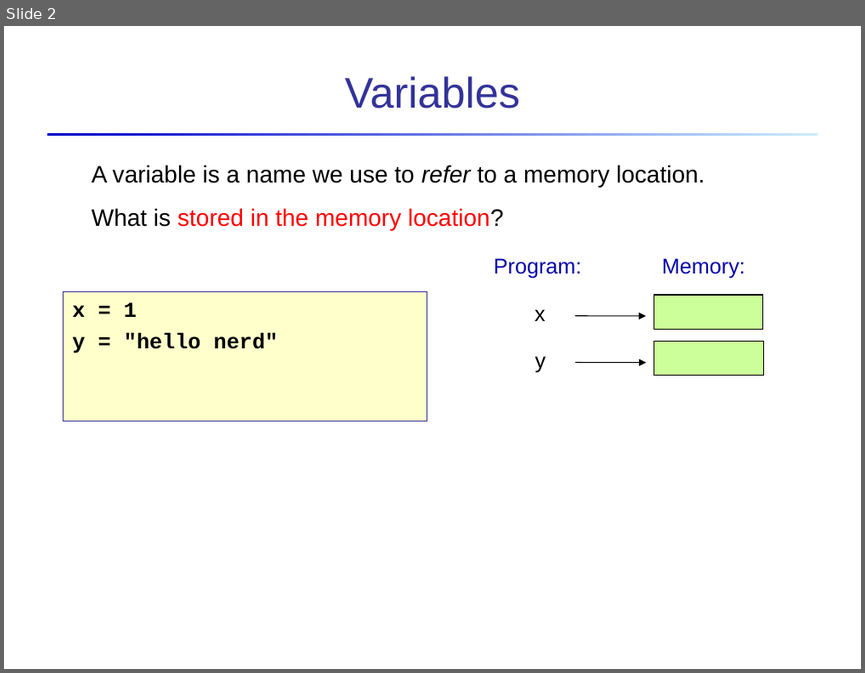
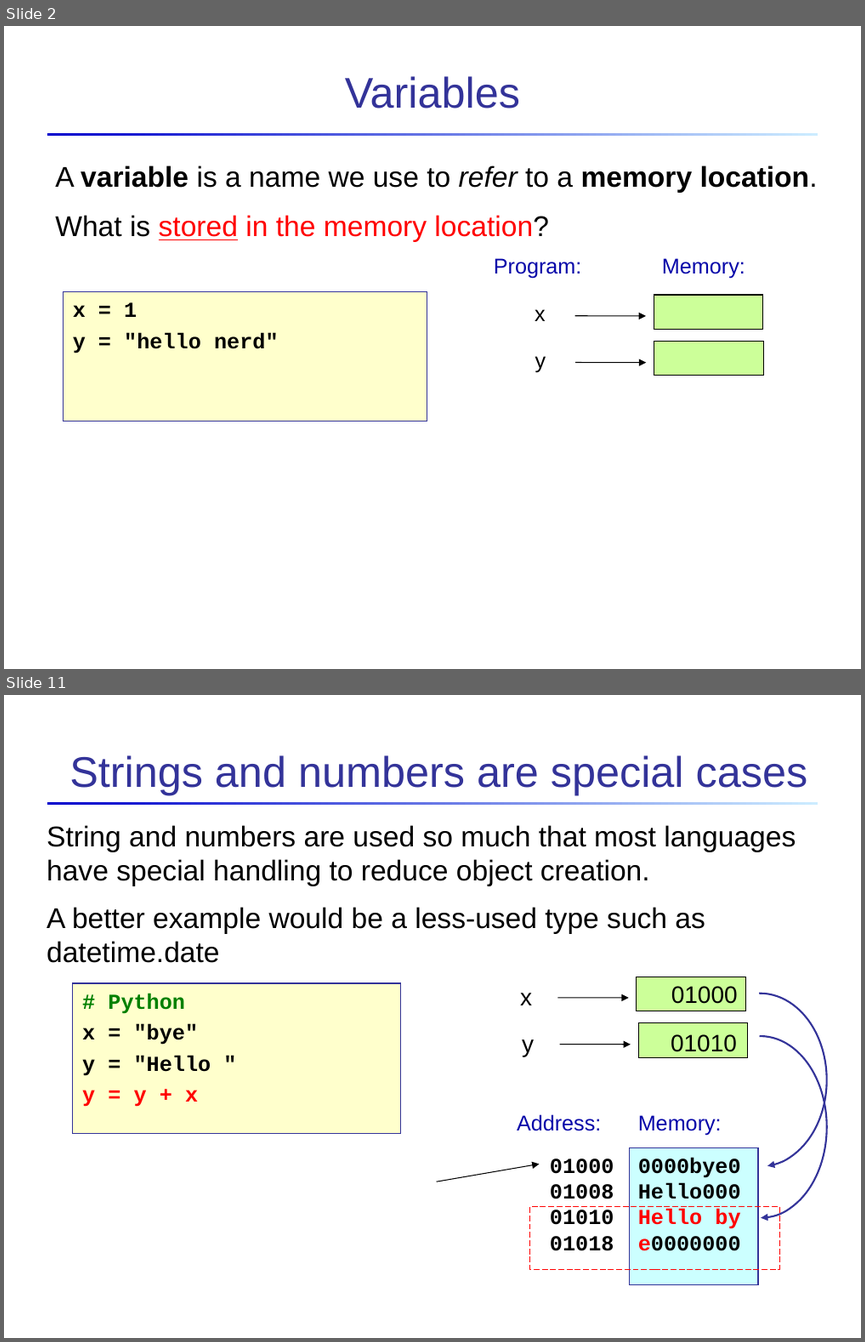
Before and after one commit to cpske/Prog2, a slide deck: oop/Object-References.ppt. Shown one above the other, each under a label of ours: slide 2 before the commit, slides 2 and 11 after it; the slides between them are not shown. The pictures are 865x673 and 865x1342 pixels, drawn with LibreOffice and Linux fonts; fonts in the diff are those of the drawing. Boxes give left, top, right and bottom in pixels: in the first picture for what was removed or moved away, otherwise in the second. Text is boxed around its words. In the diff, an @@ line names an element or a change of style, - is before the commit and + after.

```diff
--- a/oop/Object-References.ppt
+++ b/oop/Object-References.ppt
@@ slide 11 added at <box>4,695,861,1338</box>, background #FFFFFF; not listed: 1 template element that a slide beside it also shows @@
@@ title added at <box>69,755,808,795</box>, 36 pt, text #333399 @@
+Strings and numbers are special cases
@@ text added at <box>46,825,795,963</box>, 24 pt, text #000000 @@
+String and numbers are used so much that most languages have special handling to reduce object creation.
+A better example would be a less-used type such as datetime.date
@@ rectangle added at <box>73,983,401,1133</box>, fill #FFFFCC, outline #333399 0.74 pt, 18 pt, text #000000, bold @@
+# Python
+x = "bye"
+y = "Hello "
+y = y + x
@@ text added at <box>520,993,532,1005</box>, 20 pt, text #000000 @@
+x
@@ arrow added from (558, 998) to (629, 998), #000000 0.74 pt @@
@@ rectangle added at <box>636,976,746,1010</box>, fill #CCFF99, outline #000000 0.74 pt, 20 pt, text #000000 @@
+01000
@@ freeform shape added at <box>692,993,827,1166</box>, outline #333399 1.5 pt @@
@@ rectangle added at <box>638,1023,748,1057</box>, fill #CCFF99, outline #000000 0.74 pt @@
@@ text added at <box>522,1039,534,1056</box>, 20 pt, text #000000 @@
+y
@@ arrow added from (560, 1043) to (630, 1043), #000000 0.74 pt @@
@@ text added at <box>670,1034,737,1052</box>, 20 pt, text #000000 @@
+01010
@@ freeform shape added at <box>693,1036,827,1218</box>, outline #333399 1.5 pt @@
@@ text added at <box>517,1114,601,1131</box>, 18 pt, text #0707A9 @@
+Address:
@@ text added at <box>638,1115,721,1134</box>, 18 pt, text #0707A9 @@
+Memory:
@@ rectangle added at <box>630,1147,758,1285</box>, fill #CCFFFF, outline #333399 0.74 pt, 18 pt, text #000000, bold @@
+0000bye0
+Hello000
+Hello by
+e0000000
@@ arrow added from (437, 1182) to (539, 1163), #000000 0.74 pt @@
@@ text added at <box>550,1158,614,1251</box>, 18 pt, text #000000, bold @@
+01000
+01008
+01010
+01018
@@ rectangle added at <box>529,1207,779,1269</box>, outline #FF0000 0.99 pt @@
@@ slide 2 changed as well @@
@@ text "A variable is a name ...": place and size @@
-text "A variable is a name ..." at <box>92,165,704,230</box>
+text "A variable is a name ..." at <box>55,165,817,242</box>
@@ text "A variable is a name ..." at <box>55,165,817,242</box>: size 20 to 24 pt; bold on in "variable memory location."; underline on in "stored" @@
```
Also in this commit, not shown: 4 other slides changed, 11 other slides added, 8 slides removed, 9 other files.
